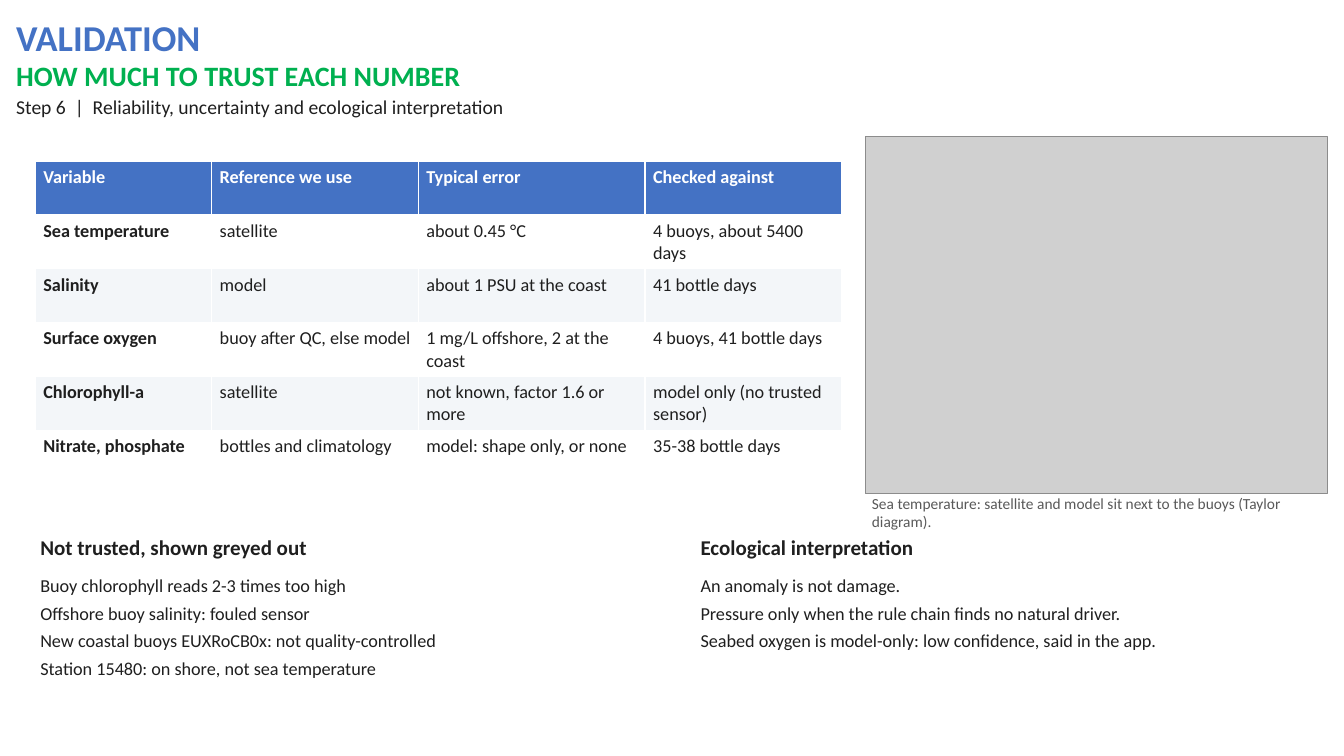
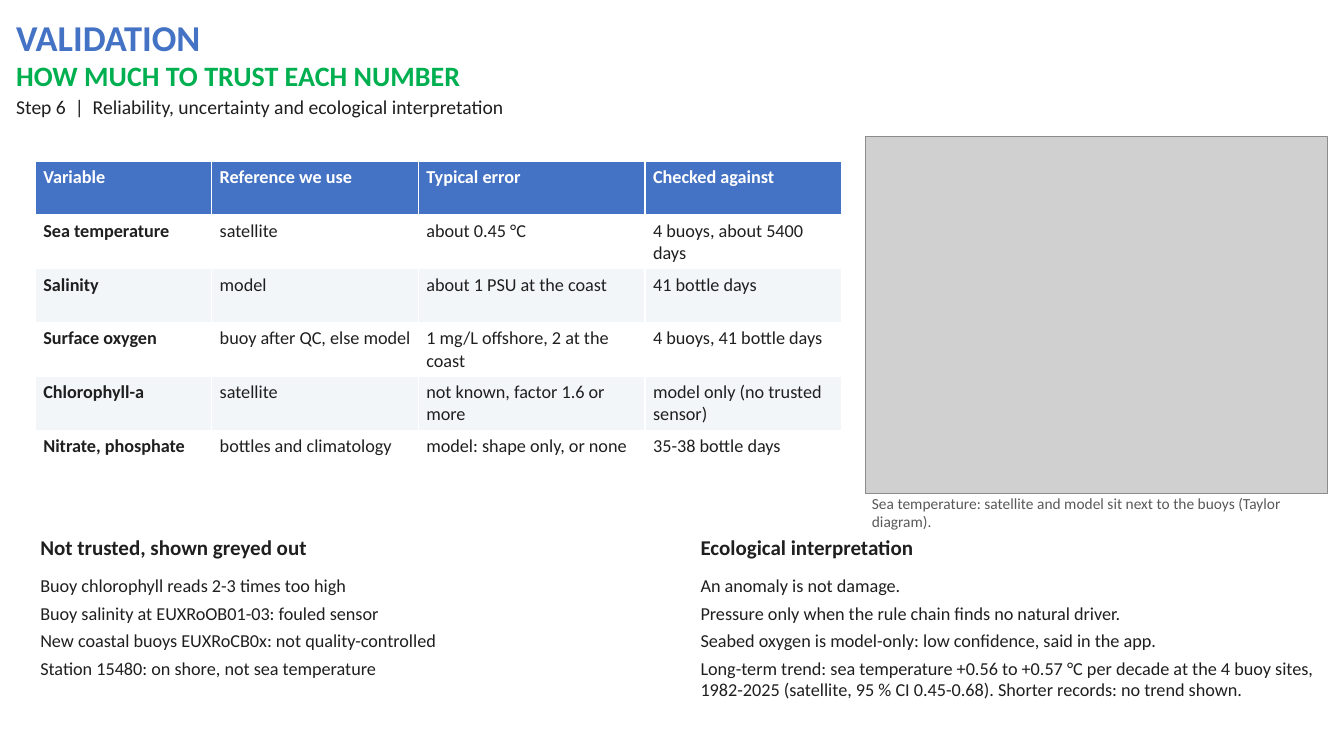
Before and after one commit to coastal-andy/black-sea-health-viewer, a slide deck: slide 9 of pitch/efxinnos_pitch.pptx. Drawn at 1344x756 pixels with LibreOffice and Linux fonts; fonts in the diff are those of the drawing; grey boxes stand for pictures. Boxes give left, top, right and bottom in pixels: in the first picture for what was removed or moved away, otherwise in the second. Text is boxed around its words. In the diff, an @@ line names an element or a change of style, - is before the commit and + after.

```diff
--- a/pitch/efxinnos_pitch.pptx
+++ b/pitch/efxinnos_pitch.pptx
@@ text at (40,607,379,623): text changed @@
-Offshore buoy salinity: fouled sensor
+Buoy salinity at EUXRoOB01-03: fouled sensor
@@ text at (701,662,1313,699): paragraph added @@
+Long-term trend: sea temperature +0.56 to +0.57 °C per decade at the 4 buoy sites, 1982-2025 (satellite, 95 % CI 0.45-0.68). Shorter records: no trend shown.
```
Also in this commit, not shown: 2 other files.
